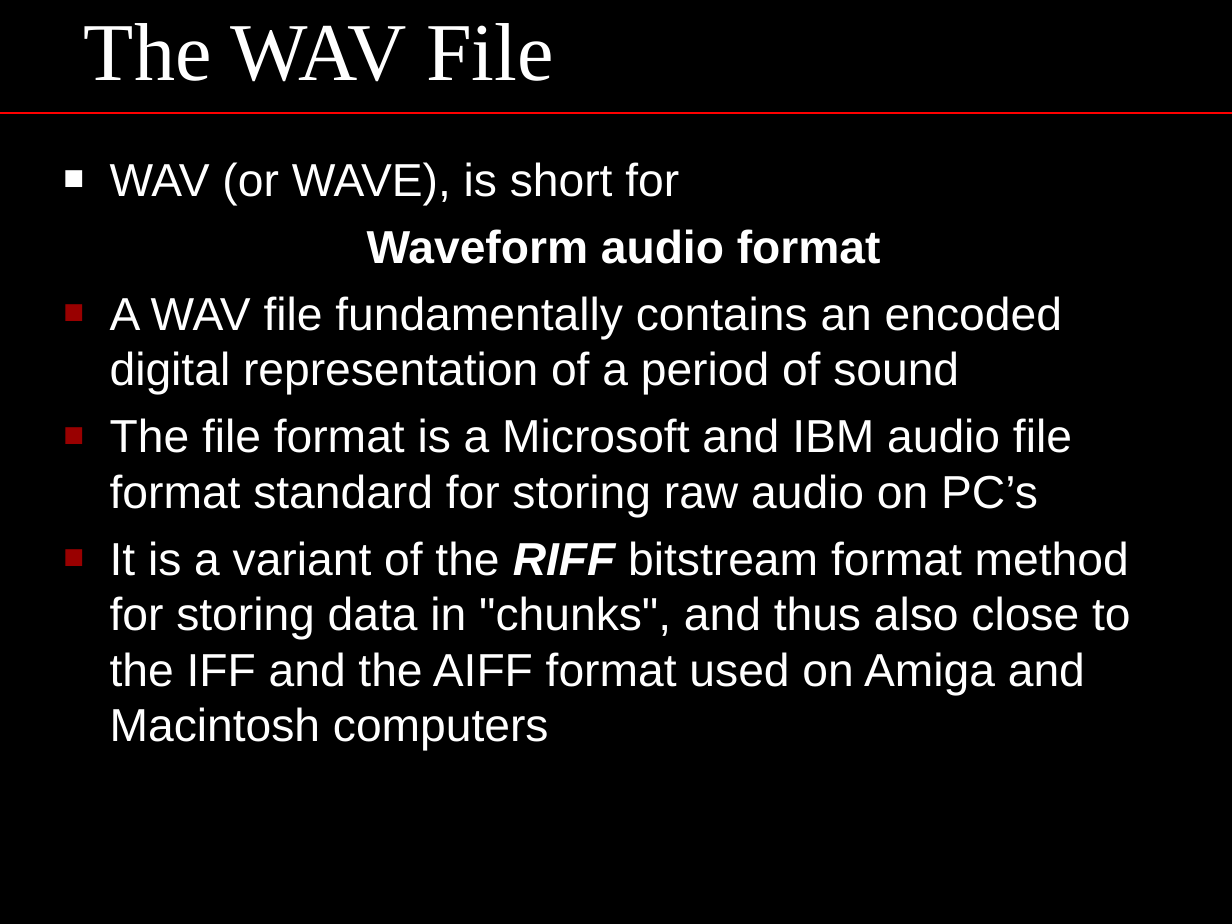
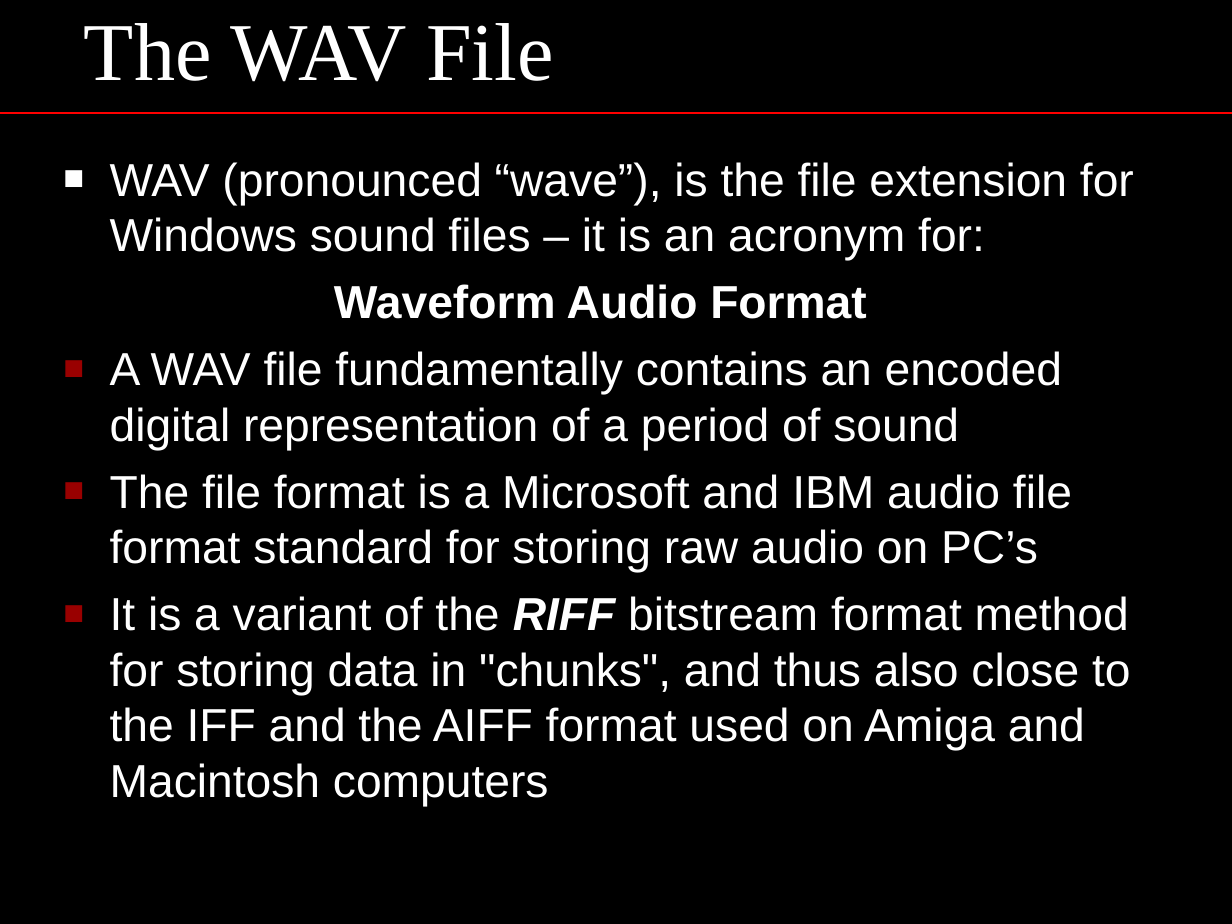
Before and after one commit to GridProtectionAlliance/gsf, a slide deck: slide 2 of Source/OldCode/Archive/2005 TVA Code Library/Version/CS/TVA.Core_CS/System/Media/Wavefile Information/Waveform Audio Format.ppt. Drawn at 1232x924 pixels with LibreOffice and Linux fonts; fonts in the diff are those of the drawing. Boxes give left, top, right and bottom in pixels: in the first picture for what was removed or moved away, otherwise in the second. Text is boxed around its words. In the diff, an @@ line names an element or a change of style, - is before the commit and + after.

```diff
--- a/Source/OldCode/Archive/2005 TVA Code Library/Version/CS/TVA.Core_CS/System/Media/Wavefile Information/Waveform Audio Format.ppt
+++ b/Source/OldCode/Archive/2005 TVA Code Library/Version/CS/TVA.Core_CS/System/Media/Wavefile Information/Waveform Audio Format.ppt
@@ text at (110, 162, 1134, 319): text changed @@
-■ WAV (or WAVE), is short for
-Waveform audio format
+■ WAV (pronounced “wave”), is the file extension for Windows sound files – it is an acronym for:
+Waveform Audio Format
```
Also in this commit, not shown: 4 other slides changed.
